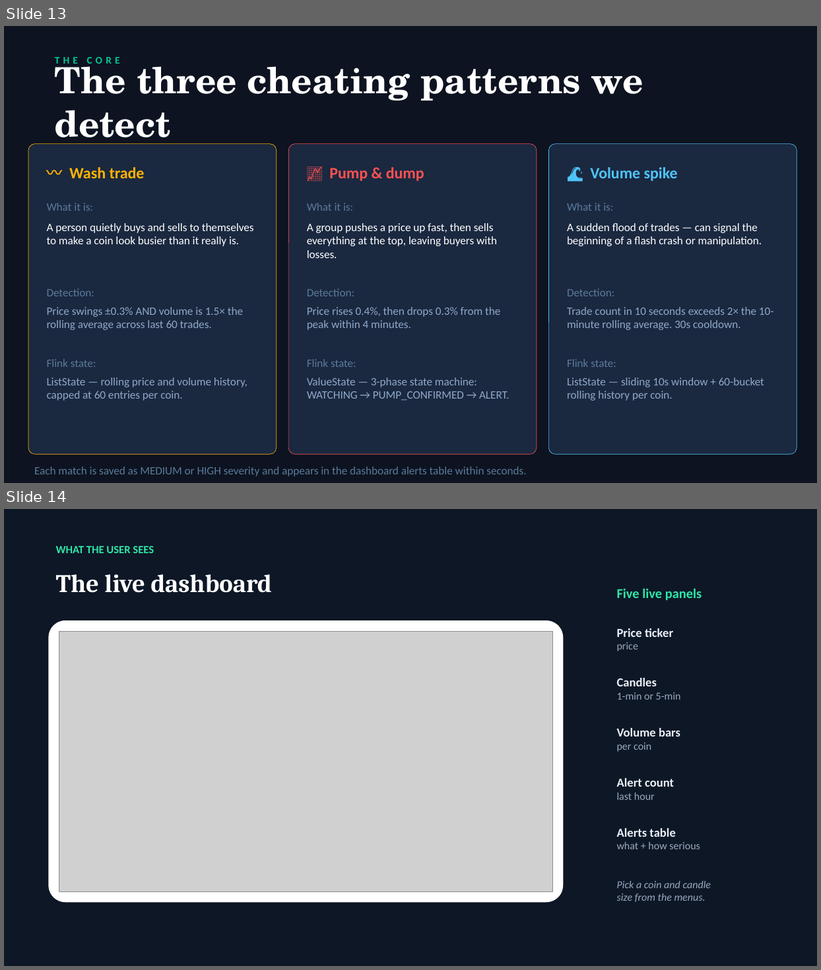
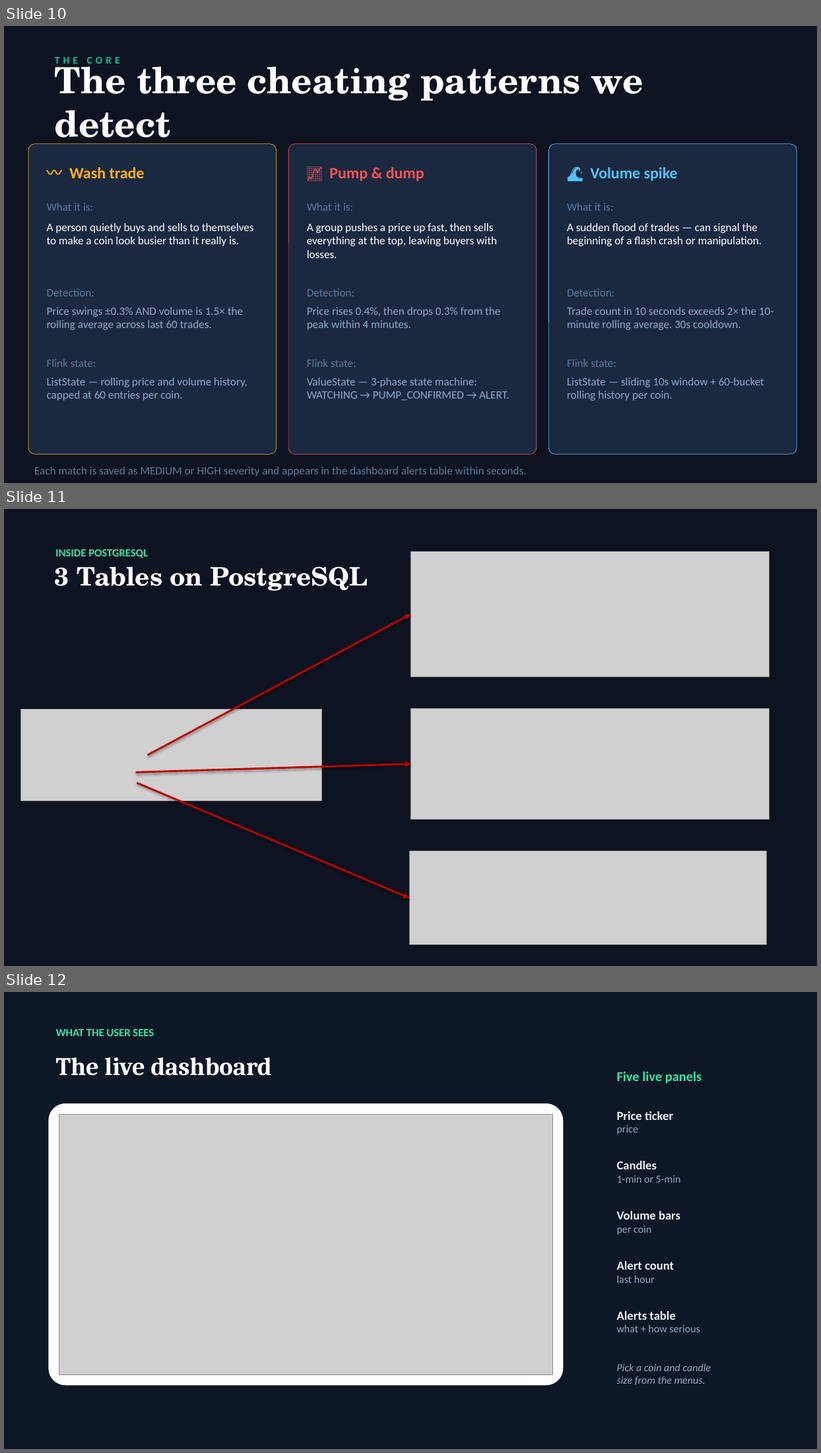
Before and after one commit to kodandachalla/RTBDP_Project, a slide deck: Proposal_Report_Presentation/RTBDP_Presentation_Kodanda_Challa.pptx. Shown one above the other, each under a label of ours: slides 13 and 14 before the commit, slides 10, 11 and 12 after it. The pictures are 821x970 and 821x1453 pixels, drawn with LibreOffice and Linux fonts; fonts in the diff are those of the drawing; grey boxes stand for pictures. Boxes give left, top, right and bottom in pixels: in the first picture for what was removed or moved away, otherwise in the second. Text is boxed around its words. In the diff, an @@ line names an element or a change of style, - is before the commit and + after.

```diff
--- a/Proposal_Report_Presentation/RTBDP_Presentation_Kodanda_Challa.pptx
+++ b/Proposal_Report_Presentation/RTBDP_Presentation_Kodanda_Challa.pptx
@@ slide 11 added at (4,509,817,966), background #0D1320 @@
@@ text added at (55,566,368,591), 30 pt, text #FFFFFF, bold @@
+3 Tables on PostgreSQL
@@ text added at (55,549,148,558), 13 pt, text #2EE6A6, bold @@
+INSIDE POSTGRESQL
@@ picture added at (411,552,770,677) @@
@@ arrow added from (148, 755) to (411, 615), #C00000 2.25 pt @@
@@ picture added at (21,709,322,801) @@
@@ picture added at (411,708,770,820) @@
@@ arrow added from (136, 772) to (411, 764), #C00000 2.25 pt @@
@@ arrow added from (137, 784) to (410, 898), #C00000 2.25 pt @@
@@ picture added at (410,851,767,945) @@
@@ what was slide 13 is now slide 10 @@
@@ what was slide 14 is now slide 12 @@
```
Also in this commit, not shown: 5 slides changed, 1 slide removed, 10 other files.
